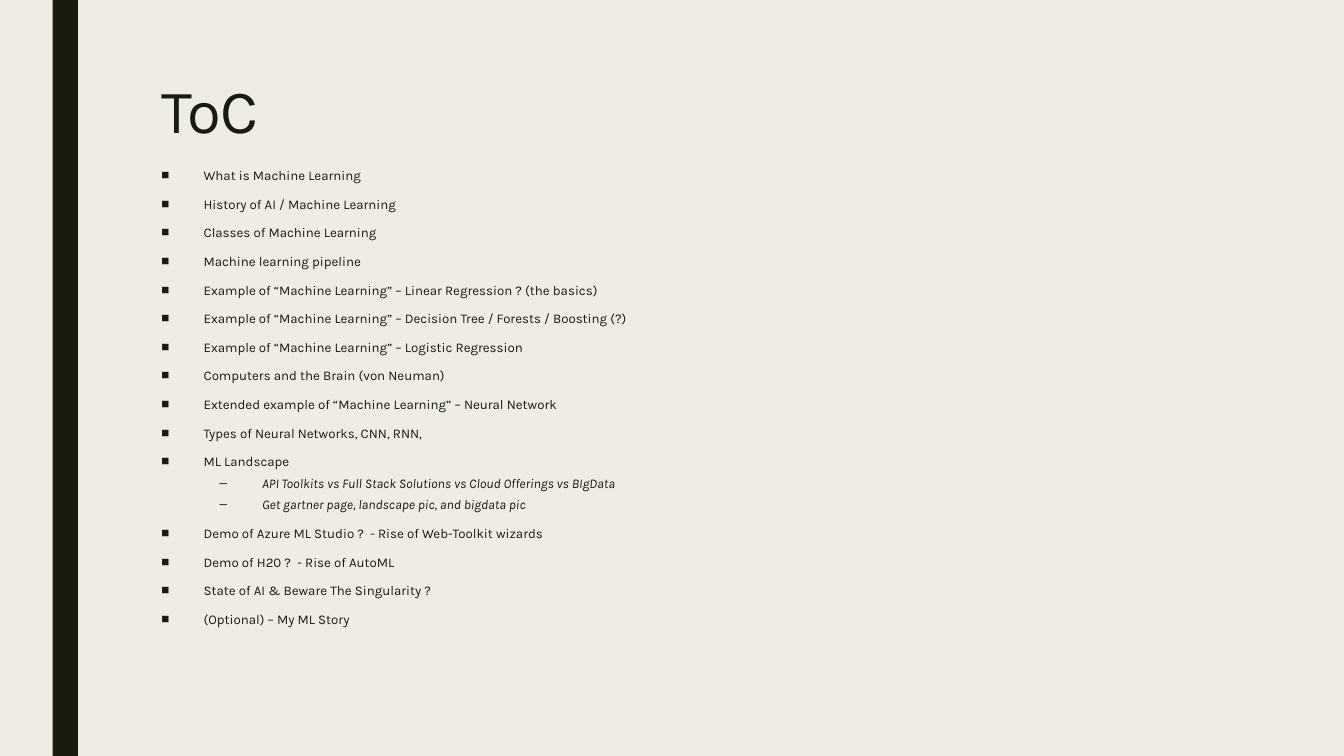
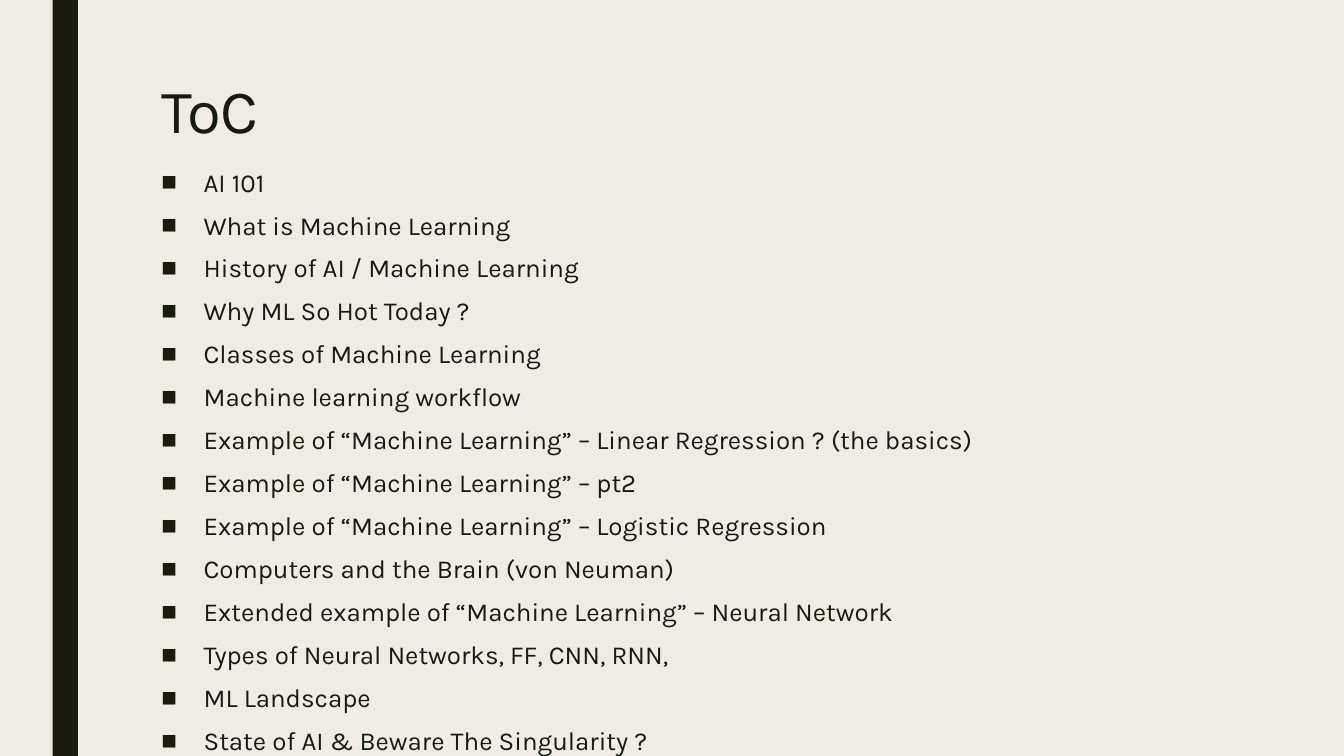
Before and after one commit to dougfoo/machineLearning, a slide deck: slide 2 of talks/MachineLearning101.pptx. Drawn at 1344x756 pixels with LibreOffice and Linux fonts; fonts in the diff are those of the drawing. Boxes give left, top, right and bottom in pixels: in the first picture for what was removed or moved away, otherwise in the second. Text is boxed around its words. In the diff, an @@ line names an element or a change of style, - is before the commit and + after.

Commit message:
updating v1.1

```diff
--- a/talks/MachineLearning101.pptx
+++ b/talks/MachineLearning101.pptx
@@ text at box(204, 175, 264, 193): paragraph added @@
+■ AI 101
@@ text at box(204, 217, 972, 756): size 9.5 to 18.5 pt in "What is Machine Learning", "History of AI / Machine Learning", "Classes of Machine Learning", "Example of “Machine Learning” – Linear Regression ..." and 5 more places; line spacing 0.74 to 0.84 @@
@@ text at box(204, 302, 451, 327): paragraph added @@
+■ Why ML So Hot Today ?
@@ text at box(204, 388, 521, 413): text changed; size 9.5 to 18.5 pt @@
-■ Machine learning pipeline
+■ Machine learning workflow
@@ text at box(204, 474, 636, 499): text changed; size 9.5 to 18.5 pt @@
-■ Example of “Machine Learning” – Decision Tree / Forests / Boosting (?)
+■ Example of “Machine Learning” – pt2
@@ text at box(204, 479, 615, 567): paragraphs removed @@
-  – API Toolkits vs Full Stack Solutions vs Cloud Offerings vs BIgData
-  – Get gartner page, landscape pic, and bigdata pic
-■ Demo of Azure ML Studio ? - Rise of Web-Toolkit wizards
-■ Demo of H20 ? - Rise of AutoML
@@ text at box(204, 614, 349, 628): paragraph removed @@
-■ (Optional) – My ML Story
@@ text at box(204, 646, 669, 671): text changed; size 9.5 to 18.5 pt @@
-■ Types of Neural Networks, CNN, RNN,
+■ Types of Neural Networks, FF, CNN, RNN,
```
Also in this commit, not shown: 4 slides added, 2 slides removed.
